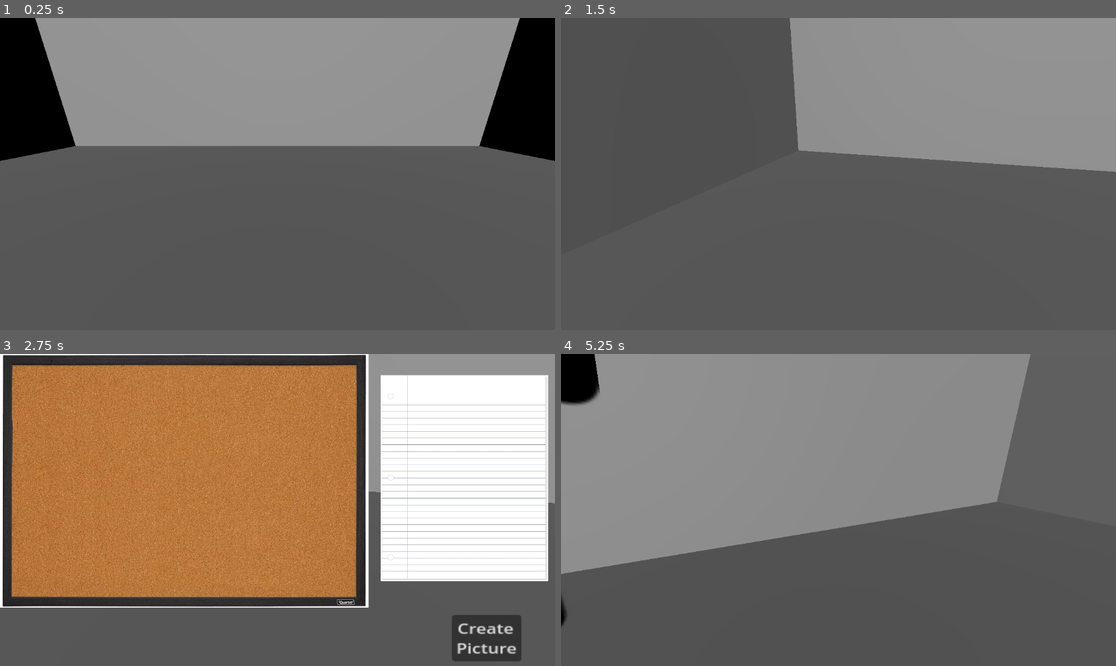
Above: before the commit, frames 1-4 (two rows, left to right).
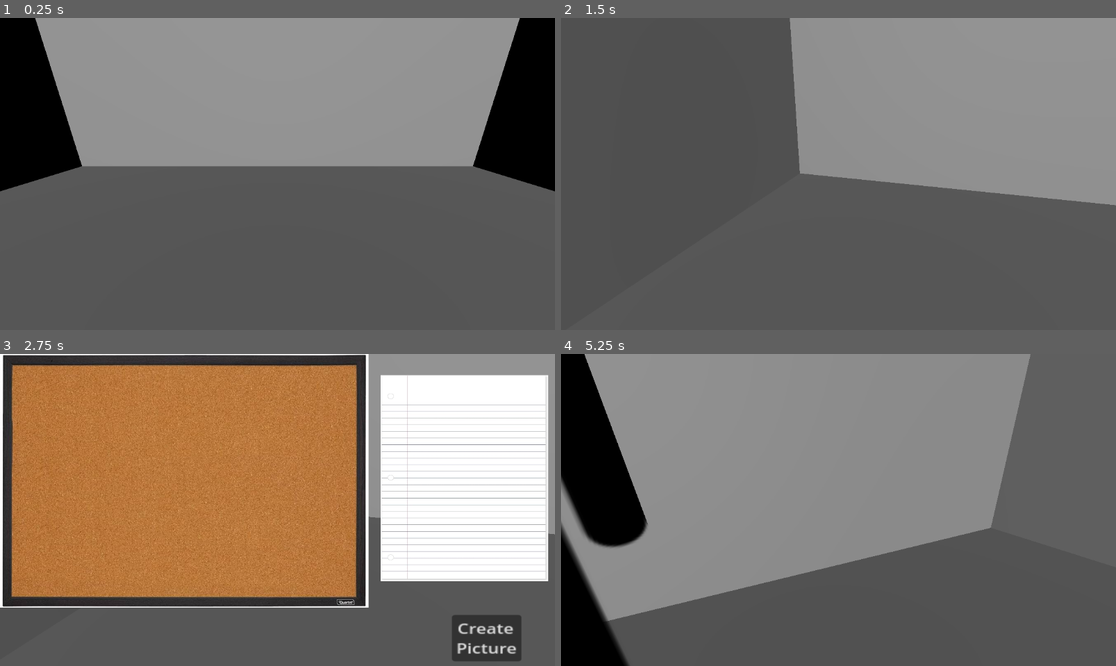
Above: after the commit, the same moments.

Repository: williby16/conspiracy
Game: Godot game, scene res://things/node_3d.tscn
Same seed, same stepped clock (60 frames per second), same inputs: the game is played once before the commit and once after it. The project has no main scene, so this scene is started directly.
Inputs (mouse positions are in pixels of both pictures, inside the frame that each line leads up to):
- Up to frame 1 (0.25 s): no input
- Up to frame 2 (1.5 s): tap Enter at 0.5 s; move the mouse to (866, 174) at 0.52 s; hold A (A) 0.53-1.28 s; hold Up (ui_up) from 0.53 s (still down); tap D (D) at 0.8, 1.35 s; move the mouse to (810, 174) at 1.27 s
- Up to frame 3 (2.75 s): keep holding Up (ui_up); tap S (S) at 1.55 s; tap Space (space) at 2 s; move the mouse to (288, 503) at 2.02 s; hold S (S) from 2.03 s (still down); click (288, 503) at 2.3 s
- Up to frame 4 (5.25 s): release Up (ui_up) at 2.75 s; release S (S) at 2.75 s; click "Create Picture" at 2.75 s; tap Enter at 3.5, 5 s; move the mouse to (810, 572) at 3.52 s; hold Up (ui_up) from 3.53 s (still down); click (810, 572) at 3.6 s; tap Space (space) at 3.8, 4.25, 4.35 s; move the mouse to (877, 513) at 4.27 s; tap E (E, bound only after the commit) at 4.55, 5.1 s; tap Escape (esc, bound only after the commit) at 4.9 s; move the mouse to (794, 506) at 5.02 s

The runs differ from the first frame. In frame 1, 7.0% of the frame differs, in the area x 0-100%, y 40-56%; in frame 2, 5.1%; in frame 3, 0.3%; in frame 4, 17%, in the area x 0-79%, y 0-100%.

Commit message:
you can now talk to people

Diff:
--- /dev/null
+++ b/Scripts/chat_screen.gd
@@ -0,0 +1,65 @@
+extends Node2D
+
+var id : String;
+
+var conversation = null
+
+var currTxt : int = 0;
+
+var personObj = null;
+
+func set_person(person):
+	personObj = person;
+
+# Called when the node enters the scene tree for the first time.
+func _ready() -> void:
+	conversation = load_conversation(personObj)
+	load_text(conversation["text"][currTxt])
+
+func load_text(txt : String):
+	$Talking.clear()
+	$Talking.add_text(txt)
+	$reminder.clear()
+	$reminder.add_text("E - Close | Q - Argue | " + str(currTxt+1) + " / " + str(conversation["text"].size()))
+
+func load_conversation(ID):
+	print(ID.get_groups())
+	return {
+	"text": ["Hey newbie", "Erhm learn how to play buddy", "end of conversation."],
+	"argue": [{"tag->tag": "null"}, {"tag->tag": "null"}, {"tag->tag": "null"}]
+}
+
+func set_id(ID : String):
+	id = ID;
+
+# Called every frame. 'delta' is the elapsed time since the previous frame.
+func _process(delta: float) -> void:
+	pass
+
+func _on_right_pressed() -> void:
+	if currTxt+1 == conversation["text"].size():
+		return
+	currTxt += 1
+	load_text(conversation["text"][currTxt])
+
+func _on_left_pressed() -> void:
+	if currTxt == 0:
+		return
+	currTxt -= 1
+	load_text(conversation["text"][currTxt])
+
+func argue():
+	# fetch curr loigc evidence
+	# prompt argue menu
+	# display argue text??? or handle that within argue menue?
+	pass
+
+func _input(event: InputEvent) -> void:
+	if Input.is_action_just_pressed("Q"):
+		argue()
+	if Input.is_action_just_pressed("E"):
+		queue_free();
+	if Input.is_action_just_pressed("left"):
+		_on_left_pressed();
+	if Input.is_action_just_pressed("right"):
+		_on_right_pressed();
--- a/project.godot
+++ b/project.godot
@@ -62,6 +62,31 @@
 "events": [Object(InputEventKey,"resource_local_to_scene":false,"resource_name":"","device":-1,"window_id":0,"alt_press …(191 unchanged characters)…
 ]
 }
+E={
+"deadzone": 0.2,
+"events": [Object(InputEventKey,"resource_local_to_scene":false,"resource_name":"","device":-1,"window_id":0,"alt_pressed":false,"shift_pressed":false,"ctrl_pressed":false,"meta_pressed":false,"pressed":false,"keycode":0,"physical_keycode":69,"key_label":0,"unicode":101,"location":0,"echo":false,"script":null)
+]
+}
+esc={
+"deadzone": 0.2,
+"events": [Object(InputEventKey,"resource_local_to_scene":false,"resource_name":"","device":-1,"window_id":0,"alt_pressed":false,"shift_pressed":false,"ctrl_pressed":false,"meta_pressed":false,"pressed":false,"keycode":0,"physical_keycode":4194305,"key_label":0,"unicode":0,"location":0,"echo":false,"script":null)
+]
+}
+Q={
+"deadzone": 0.2,
+"events": [Object(InputEventKey,"resource_local_to_scene":false,"resource_name":"","device":-1,"window_id":0,"alt_pressed":false,"shift_pressed":false,"ctrl_pressed":false,"meta_pressed":false,"pressed":false,"keycode":0,"physical_keycode":81,"key_label":0,"unicode":113,"location":0,"echo":false,"script":null)
+]
+}
+left={
+"deadzone": 0.2,
+"events": [Object(InputEventKey,"resource_local_to_scene":false,"resource_name":"","device":-1,"window_id":0,"alt_pressed":false,"shift_pressed":false,"ctrl_pressed":false,"meta_pressed":false,"pressed":false,"keycode":0,"physical_keycode":4194319,"key_label":0,"unicode":0,"location":0,"echo":false,"script":null)
+]
+}
+right={
+"deadzone": 0.2,
+"events": [Object(InputEventKey,"resource_local_to_scene":false,"resource_name":"","device":-1,"window_id":0,"alt_pressed":false,"shift_pressed":false,"ctrl_pressed":false,"meta_pressed":false,"pressed":false,"keycode":0,"physical_keycode":4194321,"key_label":0,"unicode":0,"location":0,"echo":false,"script":null)
+]
+}
 
 [layer_names]
 
--- /dev/null
+++ b/things/chat_screen.gd
@@ -0,0 +1,11 @@
+extends Node2D
+
+
+# Called when the node enters the scene tree for the first time.
+func _ready() -> void:
+	pass # Replace with function body.
+
+
+# Called every frame. 'delta' is the elapsed time since the previous frame.
+func _process(delta: float) -> void:
+	pass
--- /dev/null
+++ b/things/chat_screen.tscn
@@ -0,0 +1,39 @@
+[gd_scene load_steps=2 format=3 uid="uid://cduwfk1j25meo"]
+
+[ext_resource type="Script" uid="uid://cpsf21l8g735t" path="res://Scripts/chat_screen.gd" id="1_8qbse"]
+
+[node name="chatScreen" type="Node2D"]
+script = ExtResource("1_8qbse")
+
+[node name="Talking" type="RichTextLabel" parent="."]
+offset_top = 472.0
+offset_right = 1150.0
+offset_bottom = 644.0
+text = "Text goes here....."
+horizontal_alignment = 1
+vertical_alignment = 1
+
+[node name="right" type="Button" parent="."]
+offset_left = 1052.0
+offset_top = 584.0
+offset_right = 1147.0
+offset_bottom = 644.0
+text = ">"
+
+[node name="left" type="Button" parent="."]
+offset_top = 584.0
+offset_right = 95.0
+offset_bottom = 644.0
+text = "<"
+
+[node name="reminder" type="RichTextLabel" parent="."]
+offset_left = 9.0
+offset_top = 422.0
+offset_right = 214.0
+offset_bottom = 462.0
+text = "E - Close | Q - Argue"
+horizontal_alignment = 1
+vertical_alignment = 1
+
+[connection signal="pressed" from="right" to="." method="_on_right_pressed"]
+[connection signal="pressed" from="left" to="." method="_on_left_pressed"]
--- a/things/node_3d.tscn
+++ b/things/node_3d.tscn
@@ -58,7 +58,7 @@
 transform = Transform3D(1, 0, 0, 0, 1, 0, 0, 0, 1, 0, -0.6964643, 0)
 
 [node name="HeadPivot" type="Node3D" parent="player/CameraPivot"]
-transform = Transform3D(1, 0, 0, 0, 0.9487768, 0.31594715, 0, -0.31594715, 0.9487768, 0, 0.696, 0)
+transform = Transform3D(1, 0, 0, 0, 0.9487768, 0.31594715, 0, -0.31594715, 0.9487768, 0, 0.8, 0)
 
 [node name="Camera3D" type="Camera3D" parent="player/CameraPivot/HeadPivot"]
 
@@ -142,7 +142,7 @@
 [node name="Sprite3D" type="Sprite3D" parent="ObjectManager/npc"]
 texture = ExtResource("4_vqjqq")
 
-[node name="Area3D" type="Area3D" parent="ObjectManager/npc" groups=["obj", "simpleMan"]]
+[node name="Area3D" type="Area3D" parent="ObjectManager/npc" groups=["npc", "obj", "simpleMan"]]
 collision_layer = 2
 collision_mask = 2
 
--- a/things/player_movement.gd
+++ b/things/player_movement.gd
@@ -2,8 +2,11 @@
 
 # How fast the player moves in meters per second.
 @export var speed = 1.0
+#@onready var spd = speed;
 # The downward acceleration when in the air, in meters per second squared.
 @export var fall_acceleration = 75
+
+const chat_screen = preload("res://things/chat_screen.tscn")
 
 # get the camera
 # ts probably not the best lmao
@@ -16,6 +19,9 @@
 
 @export var logic : Node2D;
 var inLogic : bool = false;
+var talking : bool = false ;
+var justTalked : bool = false ;
+var talkingTo = null;
 
 # will change when we change directions so that movement will always be the arrow keys
 var facingX = 1;
@@ -41,26 +47,71 @@
 	Input.set_mouse_mode(Input.MOUSE_MODE_CAPTURED) #debug
 	camView.enabled = true; # test debug
 
+func create_chat(person):
+	Input.set_mouse_mode(Input.MOUSE_MODE_VISIBLE)
+	var thisConvo = chat_screen.instantiate()
+	thisConvo.set_person(person)
+	get_tree().root.add_child(thisConvo)
+
+func can_move():
+	return (not(inLogic or talking))
+
 func _process(_delta): # _ tells the linter I dont mean to use it
+	if Input.is_action_just_pressed("esc"):
+		Input.set_mouse_mode(Input.MOUSE_MODE_VISIBLE)
+
+	# polling, maybe move stuff like this to _Input()?
 	if Input.is_action_just_pressed("space"):
-		if not inLogic:
-			Input.set_mouse_mode(Input.MOUSE_MODE_VISIBLE)
-			logic.activate();
-			inLogic = true;
+		if not inLogic: # need thesse two seprate for the else statement....
+			if not talking:
+				Input.set_mouse_mode(Input.MOUSE_MODE_VISIBLE)
+				logic.activate();
+				inLogic = true;
 		else:
 			if not logic.is_focused():
 				Input.set_mouse_mode(Input.MOUSE_MODE_CAPTURED)
 				logic.deactivate();
 				inLogic = false;
-	if not inLogic:
+	# polaroid logic
+	if can_move():
 		# put up and down camera!
 		if Input.is_action_just_pressed("ui_up"):
 			camView.enabled = true;
 		elif Input.is_action_just_pressed("ui_down"):
 			camView.enabled = false;
+		# picture and chat logic
+		if camView.is_colliding() and "obj" in camView.get_collider().get_groups():
+			if currViewing != camView.get_collider():
+				currViewing = camView.get_collider();
+			# highlight currViewing TODO
+			if "npc" in currViewing.get_groups():
+				#print("Press E to talk.")
+				if Input.is_action_just_pressed("E"):
+					talking = true;
+					justTalked = true;
+					create_chat(currViewing);
+			if Input.is_action_just_pressed("left_click"):
+				var img = get_viewport().get_texture().get_image();
+				img = resize_image(img)
+				#img.save_png("user://NAME") # works without saving the image... but Ill need to save it at some point?
+				#img = Image.load_from_file("user://NAME")
+				logic.add_pic(camView.get_collider(), img);
+				#img.save_png("usr://name");
+		elif currViewing != null:
+			# unhighlight currViewing TODO
+			currViewing = null;
+
+	# stop talking
+	if talking and not justTalked and Input.is_action_just_pressed("E"):
+		Input.set_mouse_mode(Input.MOUSE_MODE_CAPTURED)
+		talking = false;
+		justTalked = false;
+		talkingTo = null;
+	# clean up var # bad way to do this lol # but it works!
+	justTalked = false;
 
 func _unhandled_input(event: InputEvent) -> void:
-	if event is InputEventMouseMotion and not inLogic:
+	if event is InputEventMouseMotion and can_move():
 		camera.rotate_y(-event.relative.x * SENSITIVITY)
 		trueCamera.rotate_x(-event.relative.y * SENSITIVITY)
 		trueCamera.rotation.x = clamp(trueCamera.rotation.x, deg_to_rad(-40), deg_to_rad(60))
@@ -116,7 +167,7 @@
 
 
 func _physics_process(delta):
-	if not inLogic:
+	if can_move():
 		# poloroid logic
 		#targetPosition = global_position # unused now since we lerp to global_position
 		#camera.global_position = camera.global_position.lerp(global_position, rotationSpeed * delta)
@@ -124,20 +175,6 @@
 			# camera follow mouse
 			# maybe make it so your still able to move, just slower
 			# raycast logic
-		if camView.is_colliding() and "obj" in camView.get_collider().get_groups():
-			if currViewing != camView.get_collider():
-				currViewing = camView.get_collider();
-			# highlight currViewing TODO
-			if Input.is_action_just_pressed("left_click"):
-				var img = get_viewport().get_texture().get_image();
-				img = resize_image(img)
-				#img.save_png("user://NAME") # works without saving the image... but Ill need to save it at some point?
-				#img = Image.load_from_file("user://NAME")
-				logic.add_pic(camView.get_collider(), img);
-				#img.save_png("usr://name");
-		elif currViewing != null:
-			# unhighlight currViewing TODO
-			currViewing = null;
 
 		# finish rotating either way
 		#cameraPivot.rotation.y = lerp_angle(cameraPivot.rotation.y, targetRotation, rotationSpeed * delta)
Not shown, added: Scripts/chat_screen.gd.uid
Not shown, added: things/chat_screen.gd.uid
